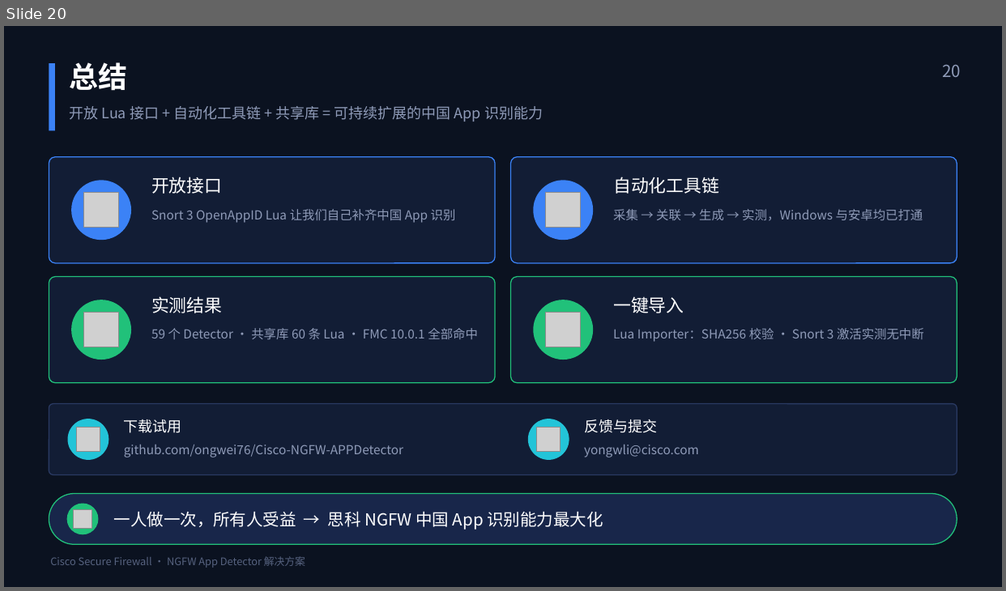
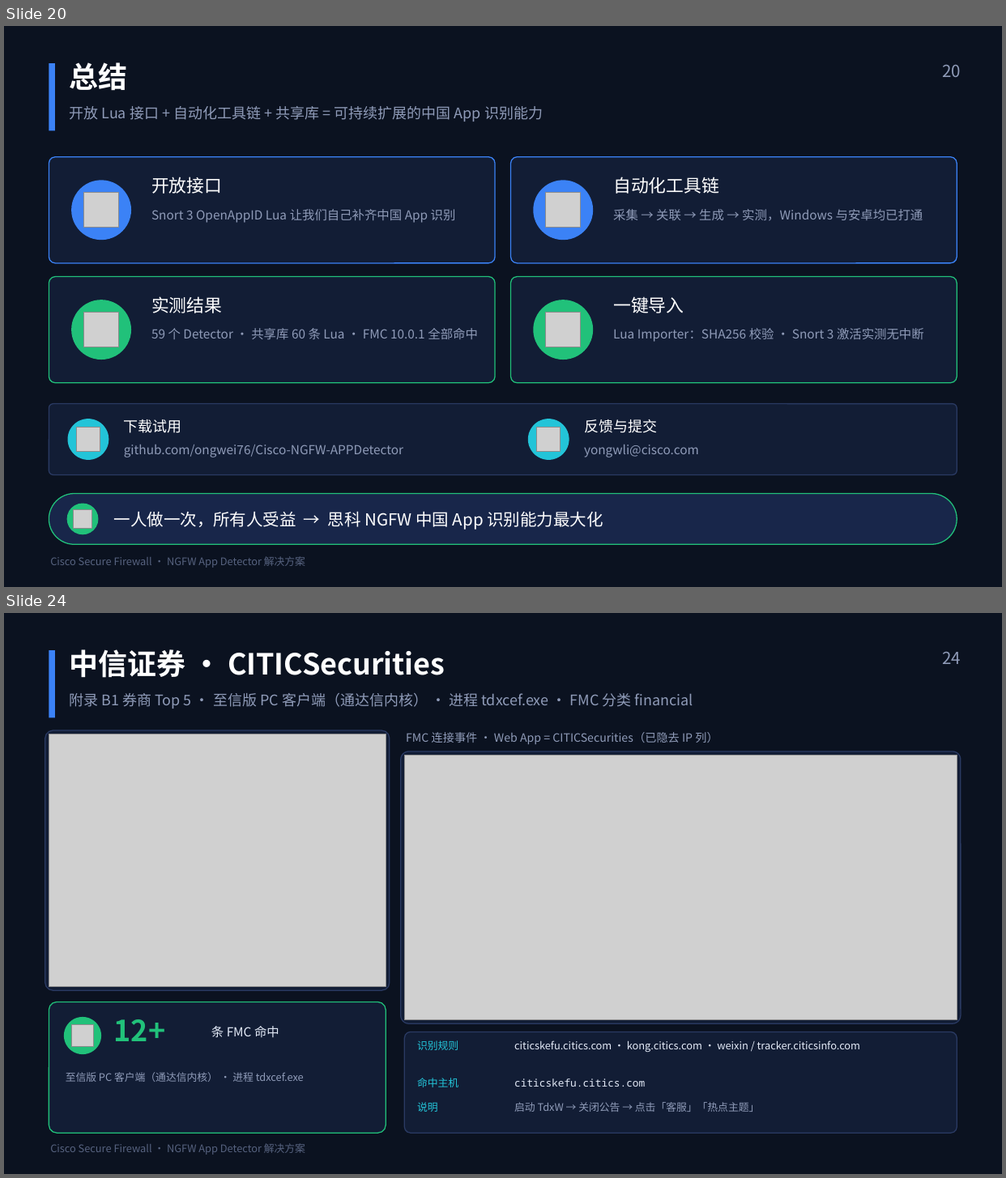
Before and after one commit to ongwei76/Cisco-NGFW-APPDetector, a slide deck: presentation/NGFW_App_Detector_解决方案介绍_中文.pptx. Shown one above the other, each under a label of ours: slide 20 before the commit, slides 20 and 24 after it; the slides between them are not shown. The pictures are 1006x591 and 1006x1178 pixels, drawn with LibreOffice and Linux fonts; fonts in the diff are those of the drawing; grey boxes stand for pictures. Boxes give left, top, right and bottom in pixels: in the first picture for what was removed or moved away, otherwise in the second. Text is boxed around its words. In the diff, an @@ line names an element or a change of style, - is before the commit and + after.

```diff
--- a/presentation/NGFW_App_Detector_解决方案介绍_中文.pptx
+++ b/presentation/NGFW_App_Detector_解决方案介绍_中文.pptx
@@ slide 24 added at box(4, 613, 1002, 1174), background #FFFFFF @@
@@ rectangle added at box(4, 613, 1002, 1174), fill #0B1220 @@
@@ rectangle added at box(49, 650, 55, 717), fill #3B82F6 @@
@@ text added at box(69, 649, 445, 678), 28 pt, text #FFFFFF, bold @@
+中信证券 · CITICSecurities
@@ text added at box(942, 652, 961, 664), 16 pt, text #8F9BB8 @@
+24
@@ text added at box(69, 693, 693, 709), 14 pt, text #8F9BB8 @@
+附录 B1 券商 Top 5 · 至信版 PC 客户端（通达信内核） · 进程 tdxcef.exe · FMC 分类 financial
@@ rounded rectangle added at box(45, 730, 390, 991), fill #121D35, outline #2A3A63 1 pt @@
@@ text added at box(406, 732, 718, 744), 11 pt, text #8F9BB8 @@
+FMC 连接事件 · Web App = CITICSecurities（已隐去 IP 列）
@@ picture added at box(49, 735, 386, 987) @@
@@ rounded rectangle added at box(401, 752, 961, 1024), fill #121D35, outline #2A3A63 1 pt @@
@@ picture added at box(404, 756, 957, 1020) @@
@@ rounded rectangle added at box(49, 1003, 386, 1133), fill #121D35, outline #21C17A 1 pt @@
@@ ellipse added at box(64, 1017, 101, 1054), fill #21C17A @@
@@ picture added at box(72, 1024, 94, 1046) @@
@@ text added at box(114, 1020, 166, 1041), 28 pt, text #21C17A, bold @@
+12+
@@ text added at box(211, 1026, 279, 1037), 12 pt, text #E3EAF7 @@
+条 FMC 命中
@@ rounded rectangle added at box(404, 1033, 957, 1133), fill #121D35, outline #2A3A63 1 pt @@
@@ text added at box(417, 1041, 458, 1050), 10 pt, text #23C4D8 @@
+识别规则
@@ text added at box(514, 1041, 860, 1052), 10 pt, text #E3EAF7 @@
+citicskefu.citics.com · kong.citics.com · weixin / tracker.citicsinfo.com
@@ text added at box(66, 1072, 304, 1082), 10 pt, text #8F9BB8 @@
+至信版 PC 客户端（通达信内核） · 进程 tdxcef.exe
@@ text added at box(417, 1078, 458, 1088), 10 pt, text #23C4D8 @@
+命中主机
@@ text added at box(514, 1079, 645, 1087), 10 pt, text #E3EAF7 @@
+citicskefu.citics.com
@@ text added at box(417, 1102, 438, 1112), 10 pt, text #23C4D8 @@
+说明
@@ text added at box(514, 1102, 759, 1112), 10 pt, text #8F9BB8 @@
+启动 TdxW → 关闭公告 → 点击「客服」「热点主题」
@@ text added at box(50, 1144, 305, 1155), 10 pt, text #56627F @@
+Cisco Secure Firewall · NGFW App Detector 解决方案
```
Also in this commit, not shown: 1 slide changed, 68 other slides added, 4 other files.
